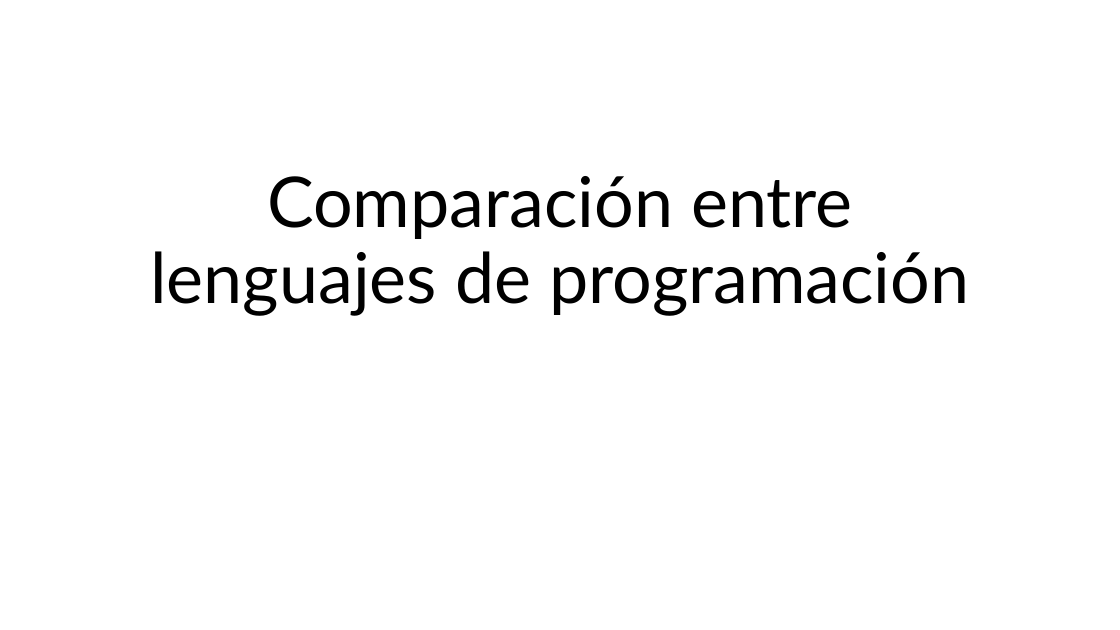
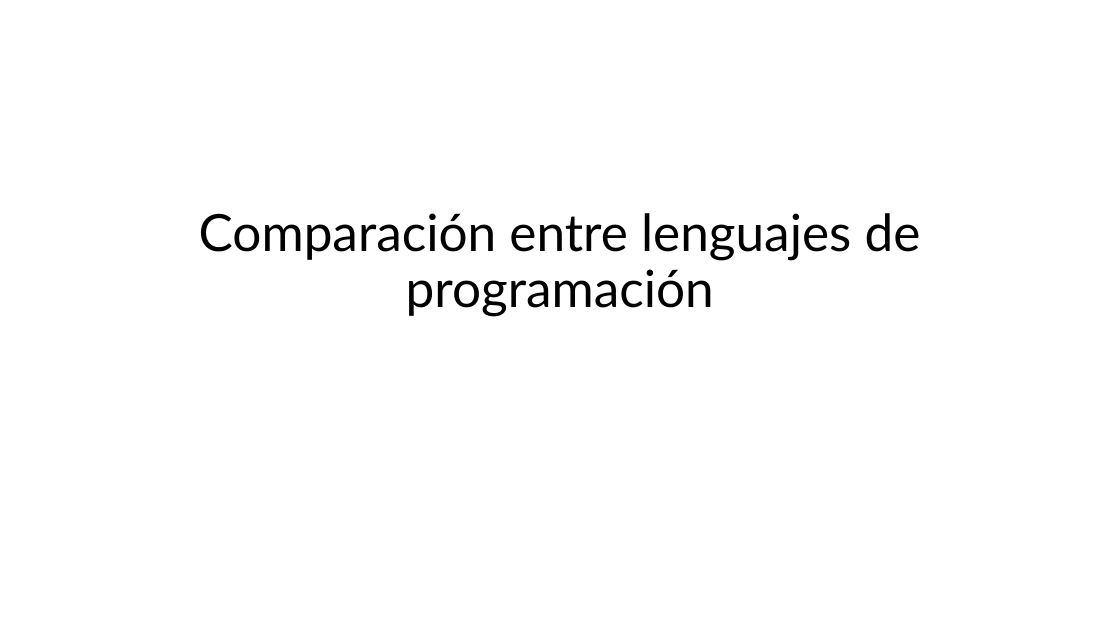
Before and after one commit to abelcondear/course, a slide deck: slide 26 of presentacion-curso.pptx. Drawn at 1120x630 pixels with LibreOffice and Linux fonts; fonts in the diff are those of the drawing. Boxes give left, top, right and bottom in pixels: in the first picture for what was removed or moved away, otherwise in the second. Text is boxed around its words. In the diff, an @@ line names an element or a change of style, - is before the commit and + after.

```diff
--- a/presentacion-curso.pptx
+++ b/presentacion-curso.pptx
@@ title "Comparación entre lenguajes de programación": place and size @@
-title "Comparación entre lenguajes de programación" at bbox=[150, 176, 969, 316]
+title "Comparación entre lenguajes de programación" at bbox=[199, 213, 921, 316]
@@ title "Comparación entre lenguajes de programación" at bbox=[199, 213, 921, 316]: size 60 to 44 pt @@
```
Also in this commit, not shown: 48 other slides changed, 3 other files.
